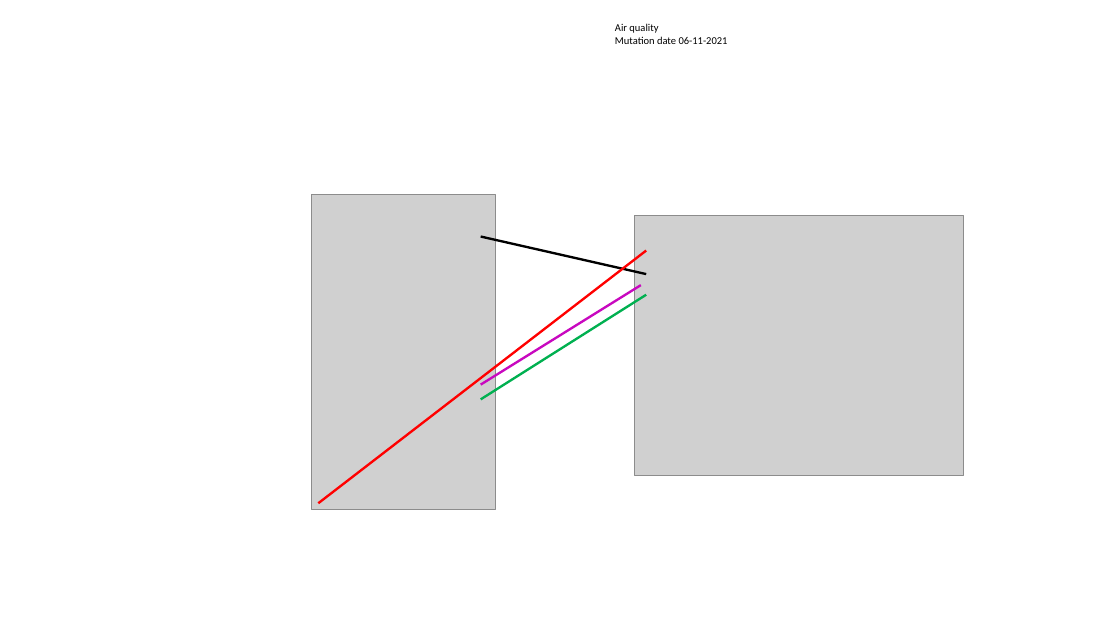
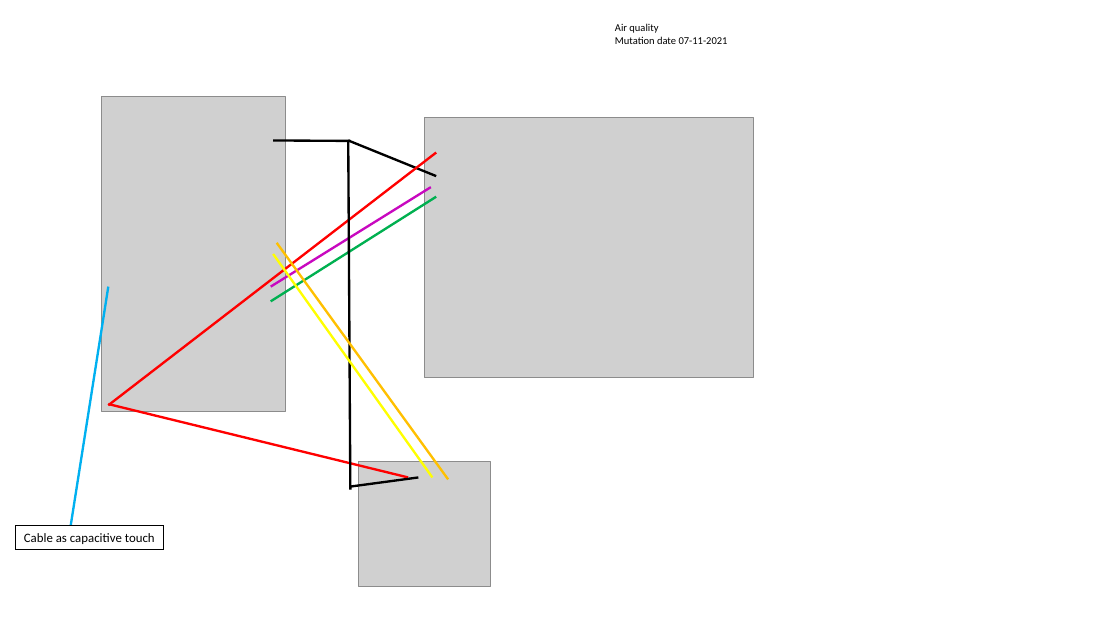
Before and after one commit to Wilko01/Air_Quality_Meter, a slide deck: slide 1 of Air_Quality_Meter.pptx. Drawn at 1120x630 pixels with LibreOffice and Linux fonts; fonts in the diff are those of the drawing; grey boxes stand for pictures. Boxes give left, top, right and bottom in pixels: in the first picture for what was removed or moved away, otherwise in the second. Text is boxed around its words. In the diff, an @@ line names an element or a change of style, - is before the commit and + after.

```diff
--- a/Air_Quality_Meter.pptx
+++ b/Air_Quality_Meter.pptx
@@ text at <box>615,36,728,44</box>: text changed @@
-Mutation date 06-11-2021
+Mutation date 07-11-2021
@@ line added from (350, 141) to (273, 140), #000000 2 pt @@
@@ line moved from (646, 274) - (481, 237) to (436, 176) - (349, 140) @@
@@ line added from (350, 490) to (349, 140), #000000 2 pt @@
@@ line moved from (646, 250) - (318, 503) to (436, 153) - (108, 405) @@
@@ 2 pictures, 2 lines: place and size @@
-2 pictures, 2 lines at <box>311,195,963,509</box>
+2 pictures, 2 lines at <box>101,97,753,411</box>
@@ line added from (433, 477) to (273, 254), #FFFF00 2 pt @@
@@ line added from (449, 480) to (276, 243), #FFC000 2 pt @@
@@ line added from (71, 526) to (108, 287), #00B0F0 2 pt @@
@@ line added from (408, 477) to (108, 404), #FF0000 2 pt @@
@@ line added from (418, 477) to (350, 486), #000000 2 pt @@
@@ picture added at <box>359,461,491,586</box> @@
@@ rectangle added at <box>16,526,164,550</box>, outline #000000 0.75 pt, 11 pt, text #000000 @@
+Cable as capacitive touch
```
Also in this commit, not shown: 1 other file.
